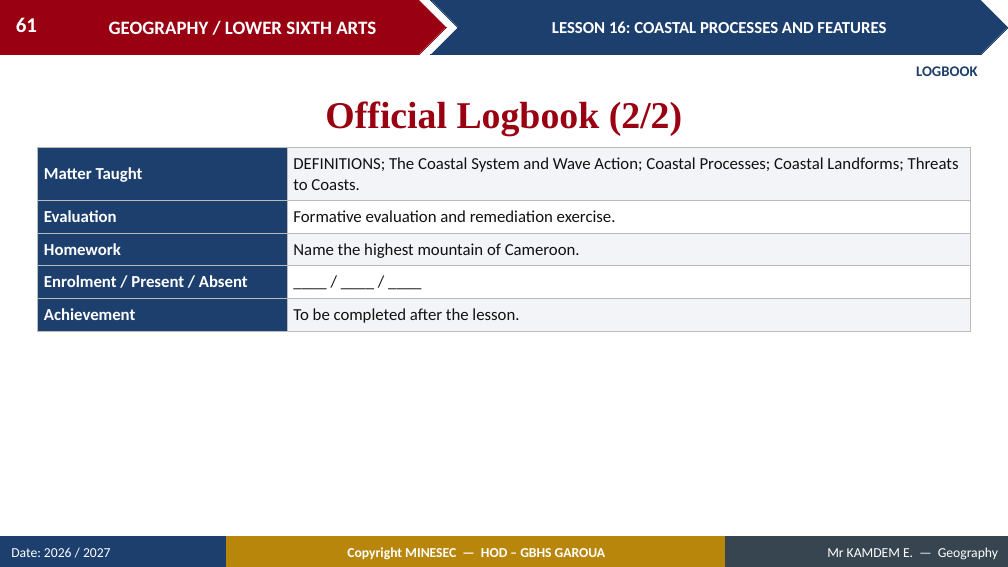
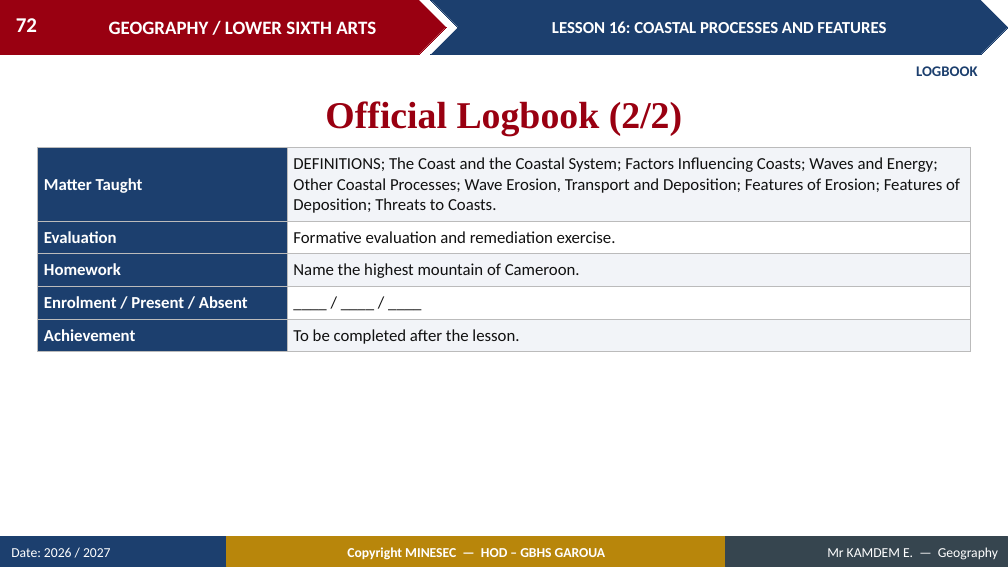
Before and after one commit to Berthautk/linea-github, a slide deck: slide 72 of lecons/LSA/Geomorphology/18_LSA_GEOMO_L16_Coastal_Processes_and_Features.pptx (slide 61 before the commit). Drawn at 1008x567 pixels with LibreOffice and Linux fonts; fonts in the diff are those of the drawing. Boxes give left, top, right and bottom in pixels: in the first picture for what was removed or moved away, otherwise in the second. Text is boxed around its words. In the diff, an @@ line names an element or a change of style, - is before the commit and + after.

```diff
--- a/lecons/LSA/Geomorphology/18_LSA_GEOMO_L16_Coastal_Processes_and_Features.pptx
+++ b/lecons/LSA/Geomorphology/18_LSA_GEOMO_L16_Coastal_Processes_and_Features.pptx
@@ page number at (x1=16, y1=18, x2=37, y2=32): text changed @@
-61
+72
@@ table at (x1=38, y1=147, x2=970, y2=348) @@
-row 1, column 2: DEFINITIONS; The Coastal System and Wave Action; Coastal Processes; Coastal Landforms; Threats to Coasts.
+row 1, column 2: DEFINITIONS; The Coast and the Coastal System; Factors Influencing Coasts; Waves and Energy; Other Coastal Processes; Wave Erosion, Transport and Deposition; Features of Erosion; Features of Deposition; Threats to Coasts.
```
Also in this commit, not shown: 14 other slides changed, 14 slides added, 3 slides removed, 20 other files.
